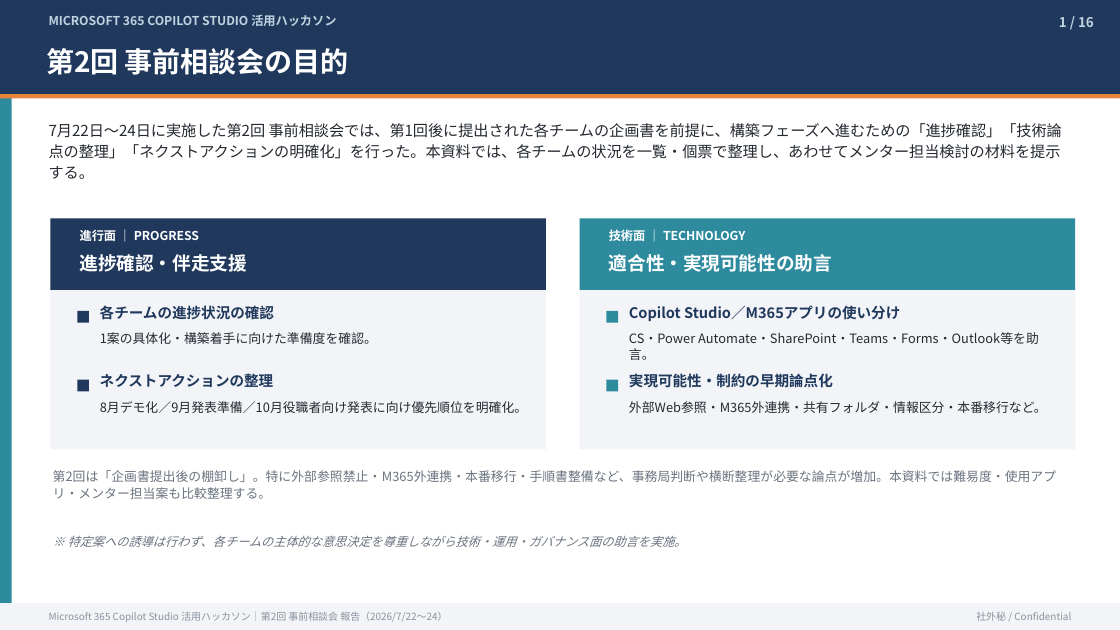
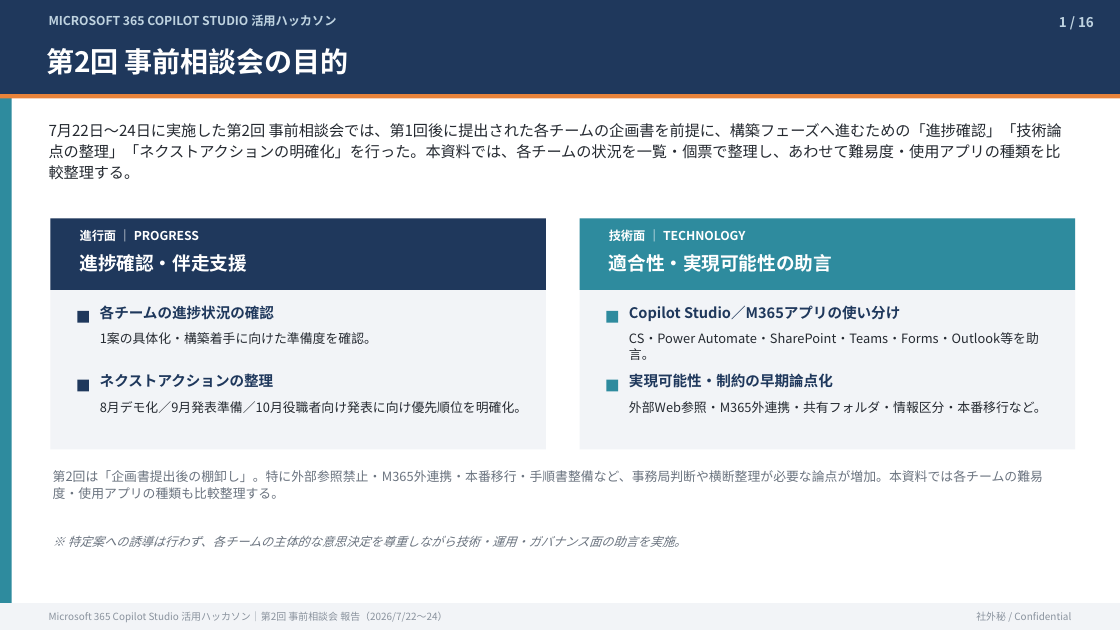
Before and after one commit to takuyanakamura881awc-beep/awc-naka881-repo, a slide deck: slide 1 of reports/CopilotStudio_ハッカソン_事前相談会②_状況報告_20260724.pptx. Drawn at 1120x630 pixels with LibreOffice and Linux fonts; fonts in the diff are those of the drawing. Boxes give left, top, right and bottom in pixels: in the first picture for what was removed or moved away, otherwise in the second. Text is boxed around its words. In the diff, an @@ line names an element or a change of style, - is before the commit and + after.

```diff
--- a/reports/CopilotStudio_ハッカソン_事前相談会②_状況報告_20260724.pptx
+++ b/reports/CopilotStudio_ハッカソン_事前相談会②_状況報告_20260724.pptx
@@ text at [49, 123, 1062, 179]: text changed @@
-7月22日〜24日に実施した第2回 事前相談会では、第1回後に提出された各チームの企画書を前提に、構築フェーズへ進むための「進捗確認」「技術論点の整理」「ネクストアクションの明確化」を行った。本資料では、各チームの状況を一覧・個票で整理し、あわせてメンター担当検討の材料を提示する。
+7月22日〜24日に実施した第2回 事前相談会では、第1回後に提出された各チームの企画書を前提に、構築フェーズへ進むための「進捗確認」「技術論点の整理」「ネクストアクションの明確化」を行った。本資料では、各チームの状況を一覧・個票で整理し、あわせて難易度・使用アプリの種類を比較整理する。
@@ text at [53, 470, 1043, 499]: text changed @@
-第2回は「企画書提出後の棚卸し」。特に外部参照禁止・M365外連携・本番移行・手順書整備など、事務局判断や横断整理が必要な論点が増加。本資料では難易度・使用アプリ・メンター担当案も比較整理する。
+第2回は「企画書提出後の棚卸し」。特に外部参照禁止・M365外連携・本番移行・手順書整備など、事務局判断や横断整理が必要な論点が増加。本資料では各チームの難易度・使用アプリの種類も比較整理する。
```
Also in this commit, not shown: 14 other slides changed, 1 other file.
